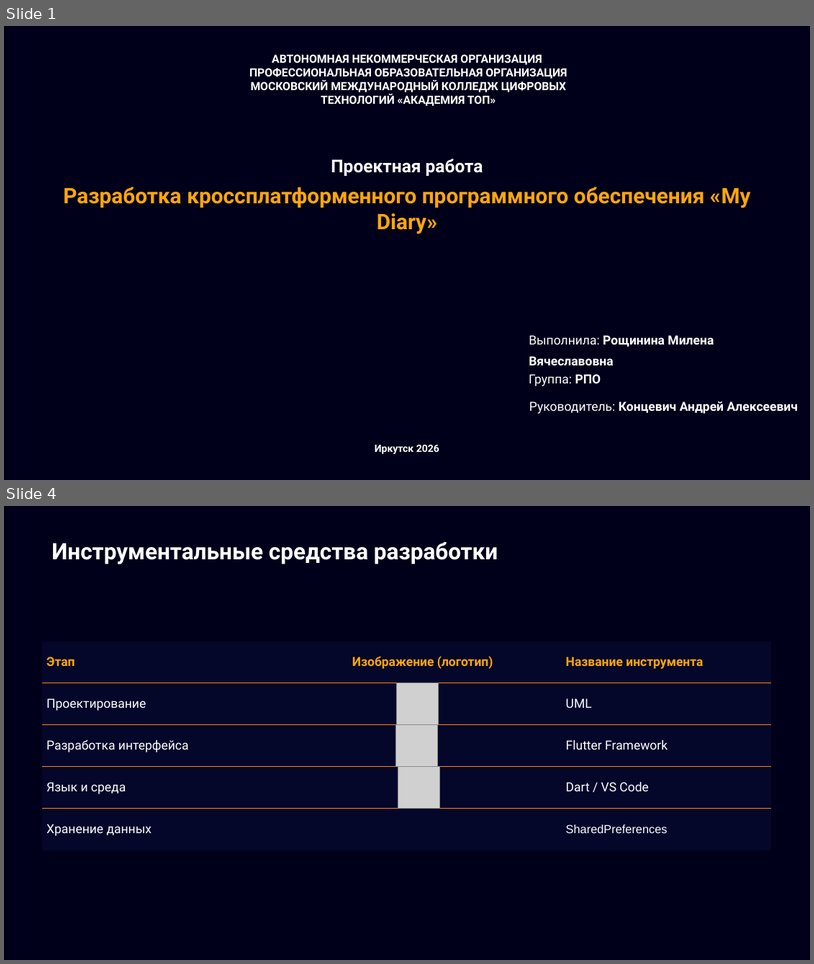
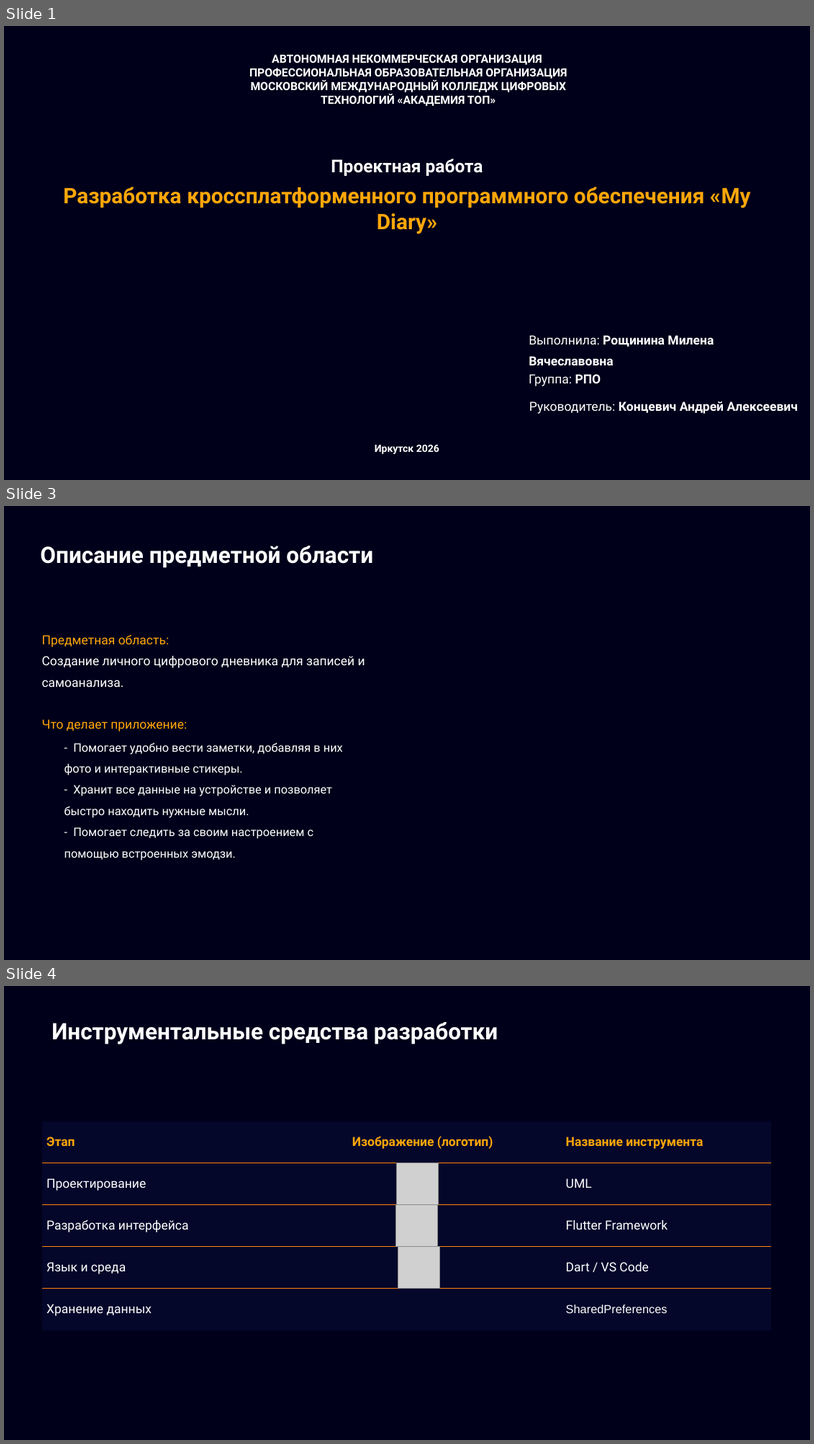
Before and after one commit to serusew/diary, a slide deck: документация/Презентация My Diary (не доделана).pptx. Shown one above the other, each under a label of ours: slides 1 and 4 before the commit, slides 1, 3 and 4 after it; the slides between them are not shown. The pictures are 814x964 and 814x1444 pixels, drawn with LibreOffice and Linux fonts; fonts in the diff are those of the drawing; grey boxes stand for pictures. Boxes give left, top, right and bottom in pixels: in the first picture for what was removed or moved away, otherwise in the second. Text is boxed around its words. In the diff, an @@ line names an element or a change of style, - is before the commit and + after.

Commit message:
change text presentation

```diff
--- a/документация/Презентация My Diary (не доделана).pptx
+++ b/документация/Презентация My Diary (не доделана).pptx
@@ slide 3 added at <box>4,506,810,960</box>, background #00001A @@
@@ text added at <box>40,546,373,568</box>, 27 pt, text #FFFFFF, bold @@
+Описание предметной области
@@ text added at <box>42,634,365,731</box>, 15 pt, text #FFFFFF @@
+Предметная область:
+Создание личного цифрового дневника для записей и самоанализа.
+Что делает приложение:
@@ text added at <box>64,742,343,860</box>, 14 pt, text #FFFFFF @@
+- Помогает удобно вести заметки, добавляя в них фото и интерактивные стикеры.
+- Хранит все данные на устройстве и позволяет быстро находить нужные мысли.
+- Помогает следить за своим настроением с помощью встроенных эмодзи.
```
Also in this commit, not shown: 2 slides changed, 1 slide removed.
